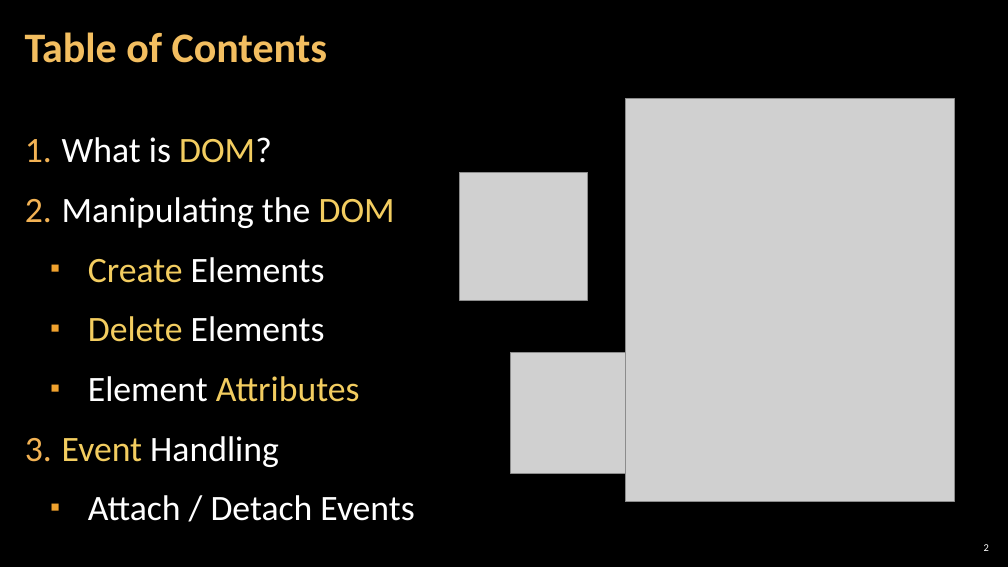
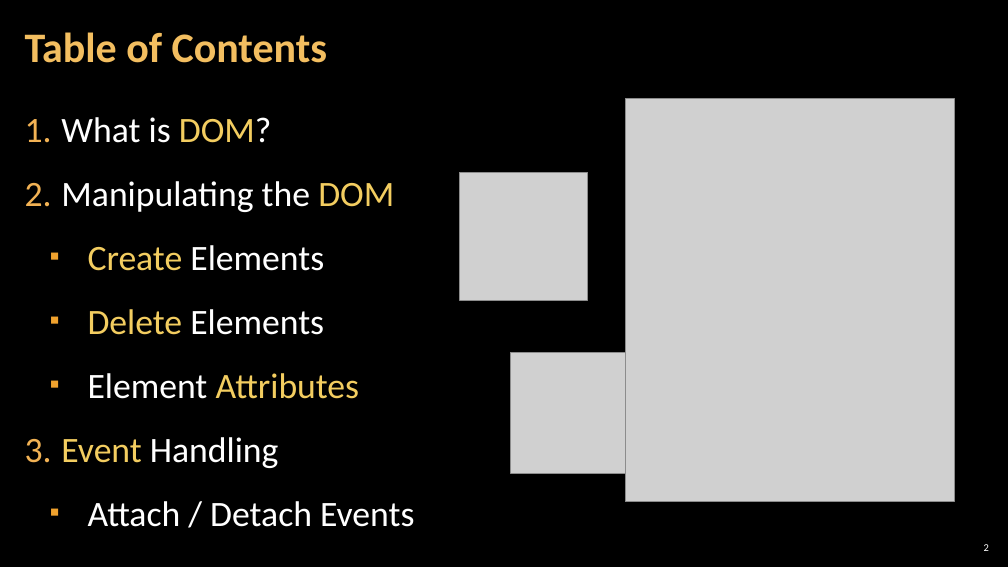
Before and after one commit to antoniaat/Front-End-Development, a slide deck: slide 2 of JavaScript_For_FrontEnd/02. JavaScript-for-Front-End-Introduction-to-DOM-and-Events/02. JavaScript-for-Front-End-Introduction-to-DOM-and-Events.pptx. Drawn at 1008x567 pixels with LibreOffice and Linux fonts; fonts in the diff are those of the drawing; grey boxes stand for pictures; background and template pictures are left out. Boxes give left, top, right and bottom in pixels: in the first picture for what was removed or moved away, otherwise in the second. Text is boxed around its words. In the diff, an @@ line names an element or a change of style, - is before the commit and + after.

Commit message:
Update presentation and lab conditions for Introduction to DOM And Events

```diff
--- a/JavaScript_For_FrontEnd/02. JavaScript-for-Front-End-Introduction-to-DOM-and-Events/02. JavaScript-for-Front-End-Introduction-to-DOM-and-Events.pptx
+++ b/JavaScript_For_FrontEnd/02. JavaScript-for-Front-End-Introduction-to-DOM-and-Events/02. JavaScript-for-Front-End-Introduction-to-DOM-and-Events.pptx
@@ text "What is DOM?": place and size @@
-text "What is DOM?" at (62, 137, 414, 521)
+text "What is DOM?" at (61, 117, 414, 527)
@@ text "What is DOM?" at (61, 117, 414, 527): line spacing 1.1 to 1.2 @@
```
Also in this commit, not shown: 5 other slides changed, 6 slides added, 2 slides removed.
